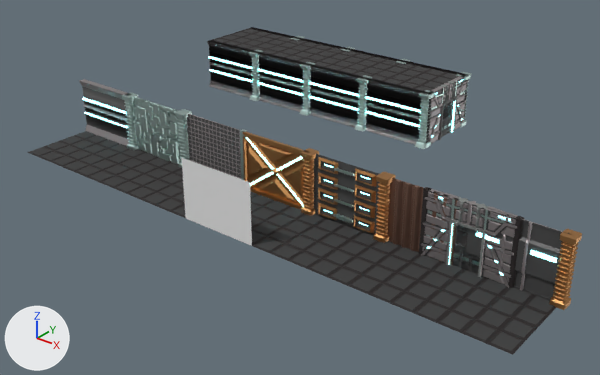
An edit to the FBX model TeamZindo_GJ/Assets/Art/room1.fbx, drawn before and after from the same camera.
One viewpoint serves both versions: a 50 mm camera at (12.8, -26.8, 17.7) aimed at (-10.9, 2.9, -0.7). The axes (+X, +Y, +Z) are drawn at lower left. The lights are the same throughout. Where no turn or scale is listed for an object, it has been applied to the vertices.
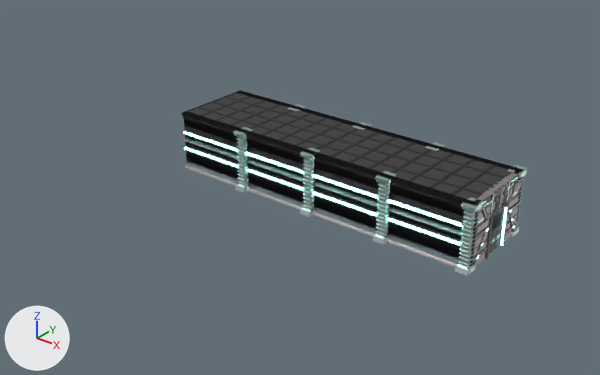
Commit message: Room 1 woooow

What differs and where, as boxes (x1, y1, x2, y2) in the pictures (600 x 375 px):
'Pillar.003', moved
    before: (365, 78, 435, 149)
    after: (386, 175, 483, 276)
'Pillar.005', moved
    before: (309, 64, 372, 132)
    after: (309, 151, 397, 244)
'Pillar.007', moved
    before: (255, 51, 315, 116)
    after: (242, 130, 321, 217)
'Plane.002', deleted (black)
    before: (414, 270, 556, 355)
'Pillar.008', moved
    before: (207, 40, 264, 101)
    after: (181, 111, 253, 193)
'Plane.003', deleted (black)
    before: (328, 241, 464, 313)
'Plane.012', moved
    before: (370, 63, 459, 91)
    after: (391, 149, 511, 199)
'ugly pillar.003', moved
    before: (426, 74, 468, 144)
    after: (469, 169, 524, 267)
'door', deleted
    before: (421, 189, 521, 288)
'Plane.001', deleted (black)
    before: (253, 214, 379, 277)
'reference wall', deleted
    before: (182, 158, 252, 246)
'Plane.013', moved
    before: (313, 51, 398, 76)
    after: (317, 129, 430, 172)
'WALLc', deleted
    before: (314, 154, 379, 235)
'WALLa', deleted
    before: (466, 208, 568, 300)
'WALLd', deleted
    before: (243, 131, 309, 210)
'Plane.014', moved
    before: (261, 39, 342, 63)
    after: (250, 110, 357, 149)
'Plane.015', moved
    before: (212, 28, 293, 50)
    after: (187, 92, 290, 128)
'Plane.006', deleted (black)
    before: (75, 149, 182, 194)
'WALLe', deleted
    before: (187, 114, 241, 179)
'WALLb', deleted (brown)
    before: (387, 178, 459, 265)
'WALLf', deleted
    before: (133, 97, 181, 164)
'WALLg', deleted
    before: (79, 79, 130, 146)
'Plane.007', deleted (black)
    before: (27, 131, 130, 172)
'Plane.004', deleted (black)
    before: (250, 191, 306, 246)
'Plane.005', deleted (black)
    before: (128, 169, 186, 218)
'Pillar.001', deleted
    before: (549, 229, 582, 310)
'Pillar', deleted
    before: (373, 172, 396, 243)
'Pillar.012', moved
    before: (405, 61, 471, 128)
    after: (436, 147, 527, 237)
'Pillar.004', deleted
    before: (301, 148, 319, 216)
'Cube', deleted (black)
    before: (453, 225, 480, 274)
'Pillar.002', deleted
    before: (122, 93, 139, 150)
'Pillar.011', moved
    before: (347, 48, 411, 64)
    after: (362, 126, 445, 151)
'Pillar.006', deleted
    before: (175, 109, 192, 168)
'ugly pillar.001', deleted (black)
    before: (508, 216, 524, 287)
'Pillar.010', moved
    before: (300, 38, 355, 52)
    after: (297, 107, 371, 130)
'Pillar.009', moved
    before: (250, 27, 304, 40)
    after: (237, 90, 306, 112)
'ugly pillar.002', deleted
    before: (419, 187, 431, 254)
'ugly pillar', deleted
    before: (240, 130, 247, 180)

The change, as a list of edits to the scene's bpy script:
```text
Remove ob_plane_004:
    ob_plane_004 = bpy.data.objects.new('Plane.004', me_plane_006)
Change ob_pillar_005:
    ob_pillar_005.location: (-12.0, 10.0, 1.5) -> (-4.0, 0.0, 1.5)
Change ob_plane_013:
    ob_plane_013.location: (-14.0, 12.0, 3.0) -> (-6.0, 2.0, 3.0)
Change ob_plane_014:
    ob_plane_014.location: (-18.0, 12.0, 3.0) -> (-10.0, 2.0, 3.0)
Remove ob_pillar_006:
    ob_pillar_006 = bpy.data.objects.new('Pillar.006', me_plane_052)
Change ob_pillar_003:
    ob_pillar_003.location: (-8.0, 10.0, 1.5) -> (0.0, 0.0, 1.5)
Change ob_ugly_pillar_003:
    ob_ugly_pillar_003.location: (-7.9, 10.0, 1.0) -> (0.1, 0.0, 1.0)
Remove ob_plane_002:
    ob_plane_002 = bpy.data.objects.new('Plane.002', me_plane_006)
Change ob_pillar_010:
    ob_pillar_010.location: (-16.0, 14.0, 1.5) -> (-8.0, 4.0, 1.5)
Remove ob_walld:
    ob_walld = bpy.data.objects.new('WALLd', me_plane_014)
Remove ob_walla:
    ob_walla = bpy.data.objects.new('WALLa', me_plane)
Remove ob_pillar_002:
    ob_pillar_002 = bpy.data.objects.new('Pillar.002', me_plane_053)
Remove ob_plane_006:
    ob_plane_006 = bpy.data.objects.new('Plane.006', me_plane_006)
Remove ob_plane_007:
    ob_plane_007 = bpy.data.objects.new('Plane.007', me_plane_006)
Remove ob_reference_wall:
    ob_reference_wall = bpy.data.objects.new('reference wall', me_plane_009)
Remove ob_plane_001:
    ob_plane_001 = bpy.data.objects.new('Plane.001', me_plane_006)
Remove ob_ugly_pillar_001:
    ob_ugly_pillar_001 = bpy.data.objects.new('ugly pillar.001', me_cube_003)
Change ob_plane_015:
    ob_plane_015.location: (-22.0, 12.0, 3.0) -> (-14.0, 2.0, 3.0)
Remove ob_pillar_001:
    ob_pillar_001 = bpy.data.objects.new('Pillar.001', me_plane_010)
Remove ob_walle:
    ob_walle = bpy.data.objects.new('WALLe', me_plane_015)
Change ob_pillar_011:
    ob_pillar_011.location: (-12.0, 14.0, 1.5) -> (-4.0, 4.0, 1.5)
Change ob_pillar_012:
    ob_pillar_012.location: (-8.0, 14.0, 1.5) -> (0.0, 4.0, 1.5)
Change ob_pillar_008:
    ob_pillar_008.location: (-20.0, 10.0, 1.5) -> (-12.0, 0.0, 1.5)
Remove ob_door:
    ob_door = bpy.data.objects.new('door', me_plane_063)
Remove ob_wallg:
    ob_wallg = bpy.data.objects.new('WALLg', me_plane_027)
Change ob_pillar_007:
    ob_pillar_007.location: (-16.0, 10.0, 1.5) -> (-8.0, 0.0, 1.5)
Change ob_pillar_009:
    ob_pillar_009.location: (-20.0, 14.0, 1.5) -> (-12.0, 4.0, 1.5)
Remove ob_plane_005:
    ob_plane_005 = bpy.data.objects.new('Plane.005', me_plane_006)
Remove ob_ugly_pillar_002:
    ob_ugly_pillar_002 = bpy.data.objects.new('ugly pillar.002', me_cube_003)
Remove ob_ugly_pillar:
    ob_ugly_pillar = bpy.data.objects.new('ugly pillar', me_cube)
Remove ob_plane_003:
    ob_plane_003 = bpy.data.objects.new('Plane.003', me_plane_006)
Remove ob_wallf:
    ob_wallf = bpy.data.objects.new('WALLf', me_plane_062)
Remove ob_wallb:
    ob_wallb = bpy.data.objects.new('WALLb', me_plane_004)
Change ob_plane_012:
    ob_plane_012.location: (-10.0, 12.0, 3.0) -> (-2.0, 2.0, 3.0)
Remove ob_pillar:
    ob_pillar = bpy.data.objects.new('Pillar', me_plane_050)
Remove ob_cube:
    ob_cube = bpy.data.objects.new('Cube', me_cube_005)
Remove ob_pillar_004:
    ob_pillar_004 = bpy.data.objects.new('Pillar.004', me_plane_051)
Remove ob_wallc:
    ob_wallc = bpy.data.objects.new('WALLc', me_plane_005)
```
